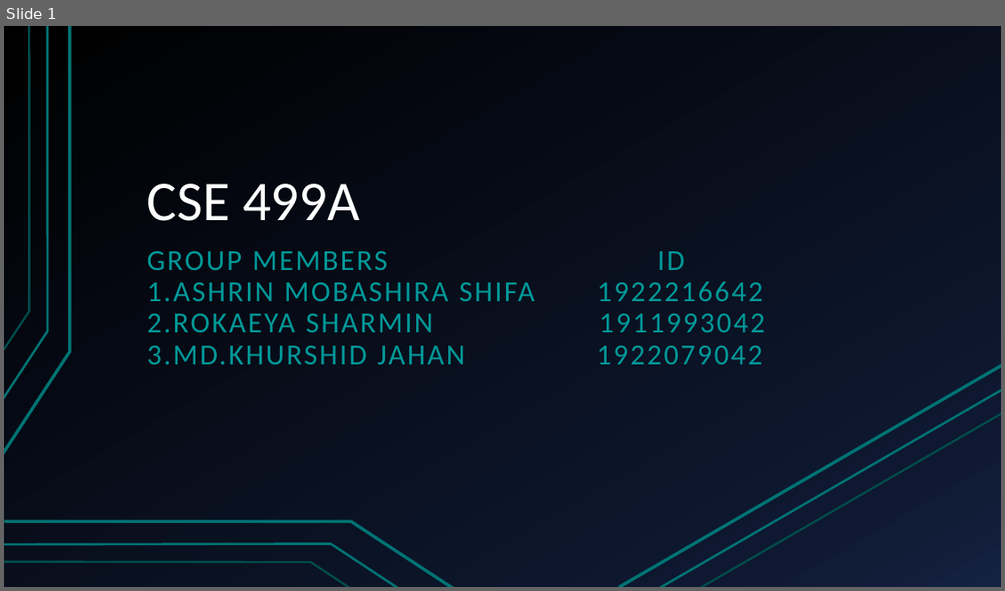
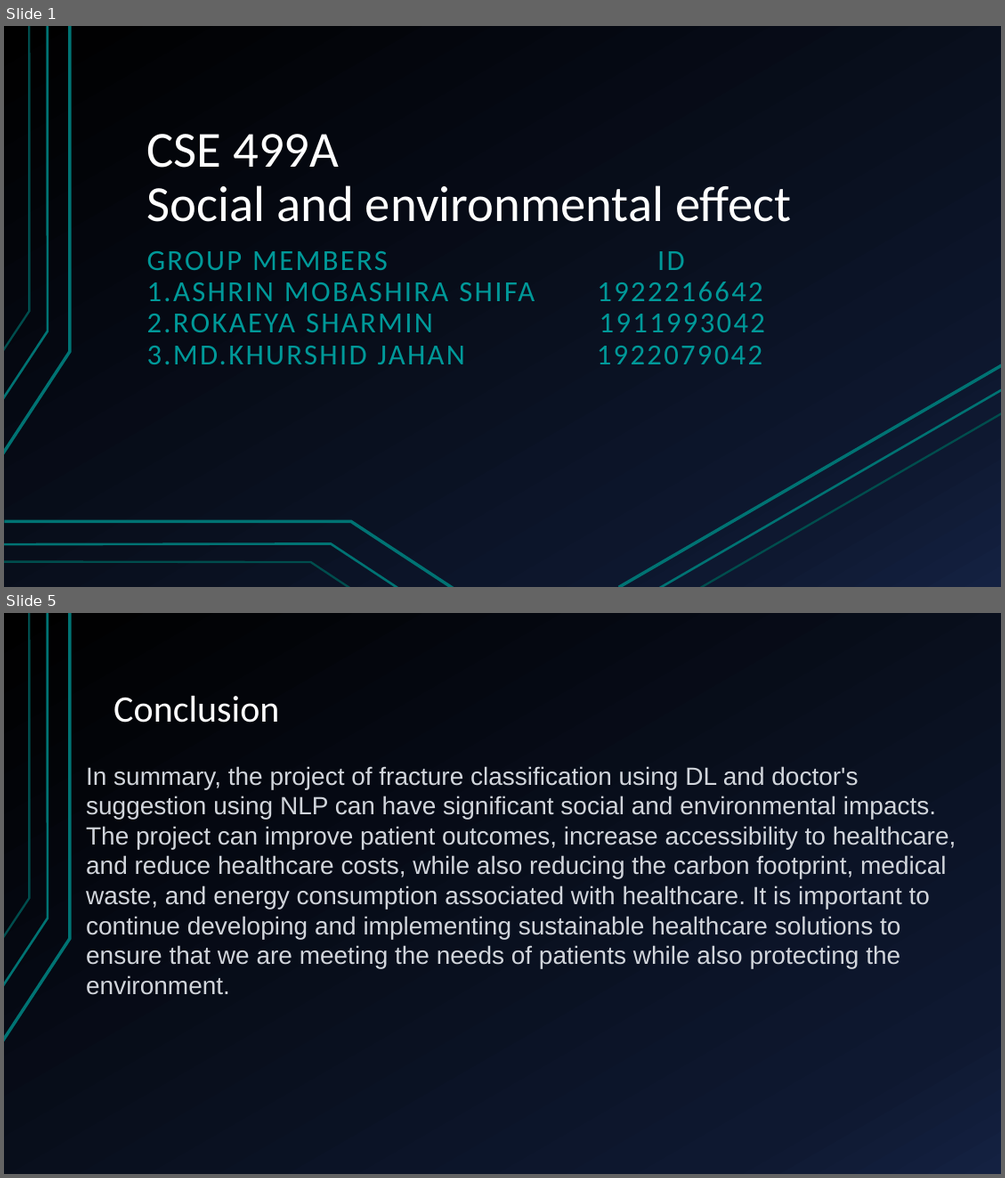
Before and after one commit to mdkhurshidjahan/CSE_499, a slide deck: CSE 499A.pptx. Shown one above the other, each under a label of ours: slide 1 before the commit, slides 1 and 5 after it; the slides between them are not shown. The pictures are 1005x591 and 1005x1178 pixels, drawn with LibreOffice and Linux fonts; fonts in the diff are those of the drawing. Boxes give left, top, right and bottom in pixels: in the first picture for what was removed or moved away, otherwise in the second. Text is boxed around its words. In the diff, an @@ line names an element or a change of style, - is before the commit and + after.

```diff
--- a/CSE 499A.pptx
+++ b/CSE 499A.pptx
@@ slide 5 added at [4, 613, 1001, 1174], background gradient #000000 to #0F1931 to #142242; not listed: 3 template elements that a slide beside it also shows @@
@@ title added at [113, 696, 279, 722], 36 pt, text #FFFFFF @@
+Conclusion
@@ text added at [86, 766, 956, 995], 24 pt, text #D1D5DB @@
+In summary, the project of fracture classification using DL and doctor's suggestion using NLP can have significant social and environmental impacts. The project can improve patient outcomes, increase accessibility to healthcare, and reduce healthcare costs, while also reducing the carbon footprint, medical waste, and energy consumption associated with healthcare. It is important to continue developing and implementing sustainable healthcare solutions to ensure that we are meeting the needs of patients while also protecting the environment.
@@ slide 1 changed as well @@
@@ title at [147, 134, 792, 222]: text changed; size 54 to 48.6 pt @@
-CSE 499A
+CSE 499A
+Social and environmental effect
```
Also in this commit, not shown: 2 other slides changed, 1 other slide added, 1 slide removed, 1 other file.
